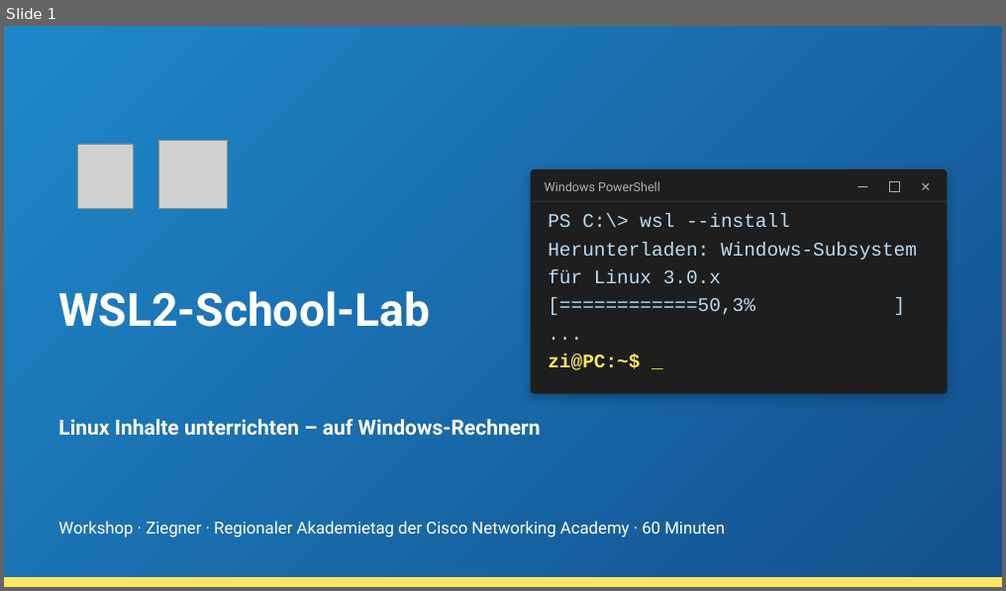
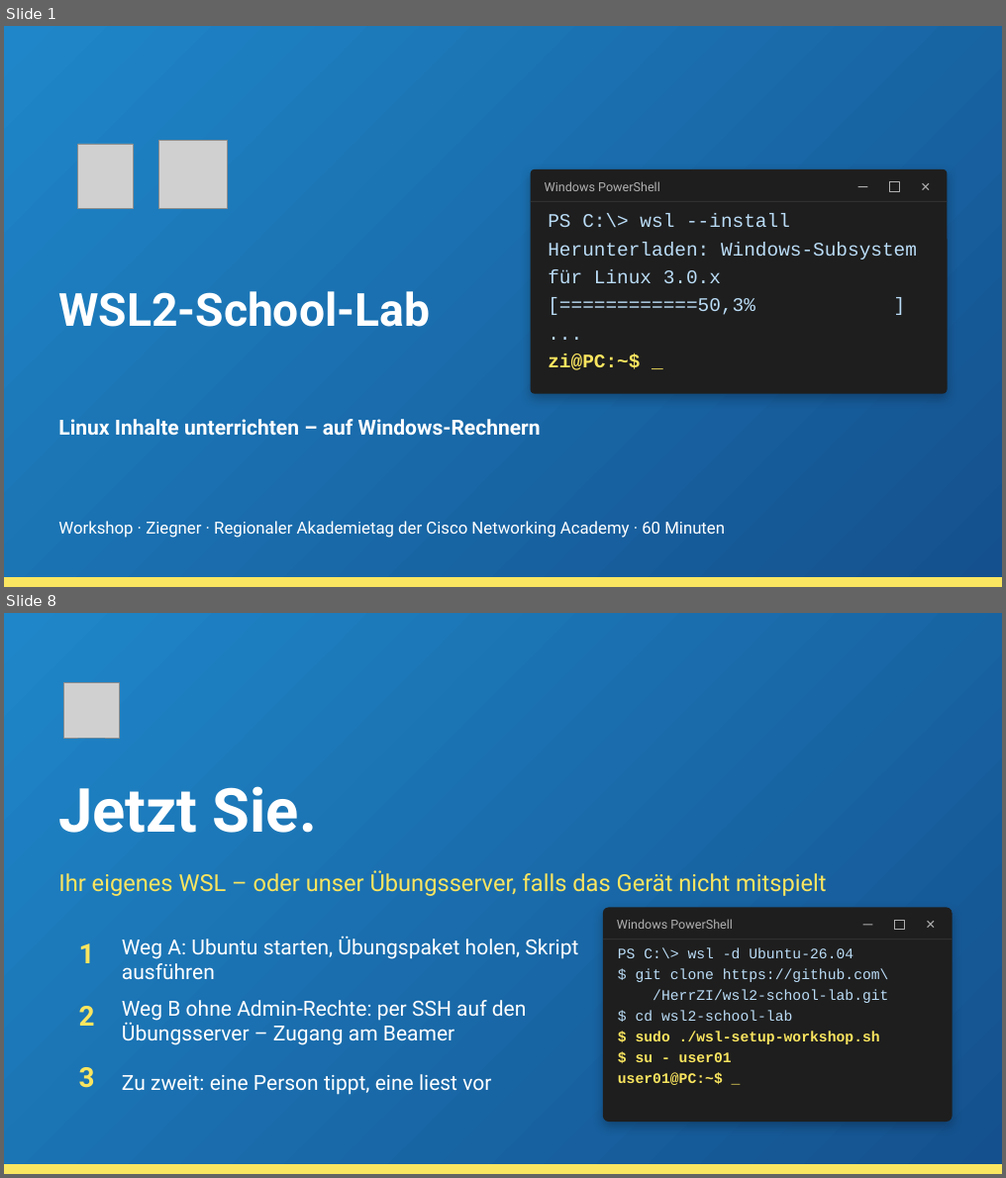
Before and after one commit to HerrZI/wsl2-school-lab, a slide deck: Workshop_WSL2_Linux_unterrichten_neu.pptx. Shown one above the other, each under a label of ours: slide 1 before the commit, slides 1 and 8 after it; the slides between them are not shown. The pictures are 1006x591 and 1006x1178 pixels, drawn with LibreOffice and Linux fonts; fonts in the diff are those of the drawing; grey boxes stand for pictures; background and template pictures are left out. Boxes give left, top, right and bottom in pixels: in the first picture for what was removed or moved away, otherwise in the second. Text is boxed around its words. In the diff, an @@ line names an element or a change of style, - is before the commit and + after.

```diff
--- a/Workshop_WSL2_Linux_unterrichten_neu.pptx
+++ b/Workshop_WSL2_Linux_unterrichten_neu.pptx
@@ slide 8 added at (x1=4, y1=613, x2=1002, y2=1174), background #FFFFFF; not listed: 2 template elements that a slide beside it also shows @@
@@ picture added at (x1=63, y1=682, x2=119, y2=738) @@
@@ text added at (x1=58, y1=786, x2=317, y2=833), 58.5 pt, text #FFFFFF, bold @@
+Jetzt Sie.
@@ text added at (x1=58, y1=870, x2=826, y2=896), 22.5 pt, text #FAE55F @@
+Ihr eigenes WSL – oder unser Übungsserver, falls das Gerät nicht mitspielt
@@ rounded rectangle added at (x1=603, y1=907, x2=952, y2=1122), fill #1E1E1E @@
@@ text added at (x1=122, y1=936, x2=578, y2=979), 20 pt, text #FFFFFF @@
+Weg A: Ubuntu starten, Übungspaket holen, Skript ausführen
@@ text added at (x1=617, y1=919, x2=733, y2=929), 12 pt, text #B0B0B0 @@
+Windows PowerShell
@@ rectangle added at (x1=863, y1=925, x2=873, y2=925), fill #B0B0B0 @@
@@ rectangle added at (x1=895, y1=920, x2=905, y2=930), outline #B0B0B0 0.75 pt @@
@@ text added at (x1=920, y1=914, x2=943, y2=937), 12 pt, text #B0B0B0 @@
+✕
@@ text added at (x1=79, y1=944, x2=95, y2=963), 26.5 pt, text #FAE55F, bold @@
+1
@@ rectangle added at (x1=603, y1=940, x2=952, y2=940), fill #3A3A3A @@
@@ text added at (x1=618, y1=948, x2=889, y2=1085), 14 pt, text #BADCF6 @@
+PS C:\> wsl -d Ubuntu-26.04
+$ git clone https://github.com\
+/HerrZI/wsl2-school-lab.git
+$ cd wsl2-school-lab
+$ sudo ./wsl-setup-workshop.sh
+$ su - user01
+user01@PC:~$ _
@@ text added at (x1=79, y1=1006, x2=95, y2=1026), 26.5 pt, text #FAE55F, bold @@
+2
@@ text added at (x1=122, y1=1000, x2=527, y2=1046), 20 pt, text #FFFFFF @@
+Weg B ohne Admin-Rechte: per SSH auf den Übungsserver – Zugang am Beamer
@@ text added at (x1=79, y1=1067, x2=95, y2=1088), 26.5 pt, text #FAE55F, bold @@
+3
@@ text added at (x1=122, y1=1074, x2=491, y2=1095), 20 pt, text #FFFFFF @@
+Zu zweit: eine Person tippt, eine liest vor
```
Also in this commit, not shown: 11 slides changed, 1 slide removed, 11 other files.
